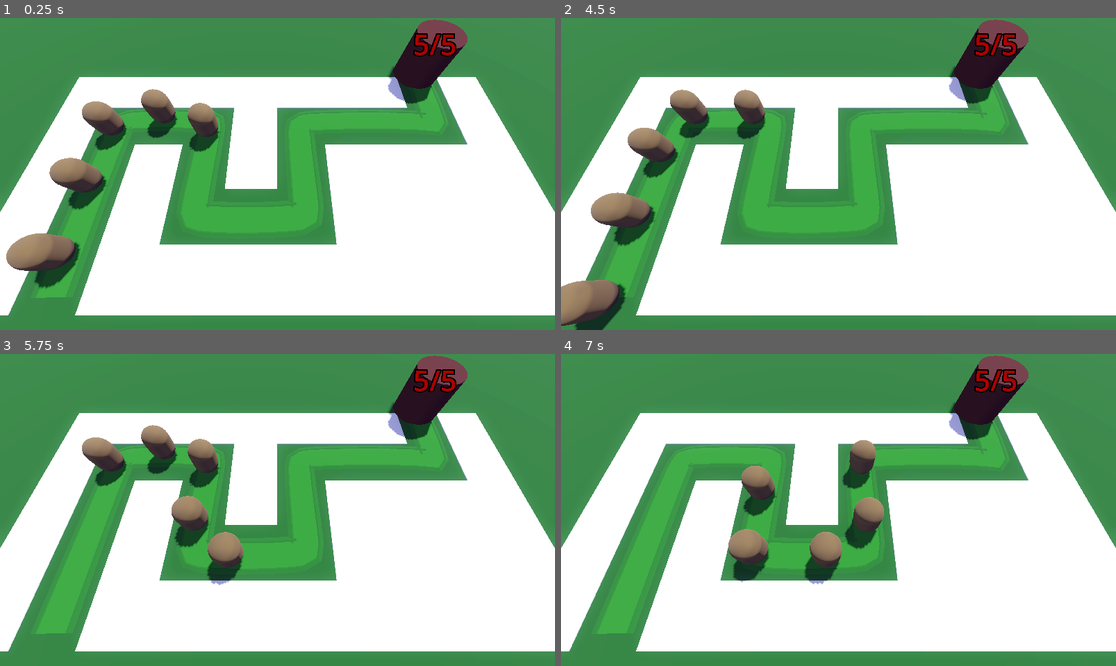
Above: before the commit, frames 1-4 (two rows, left to right).
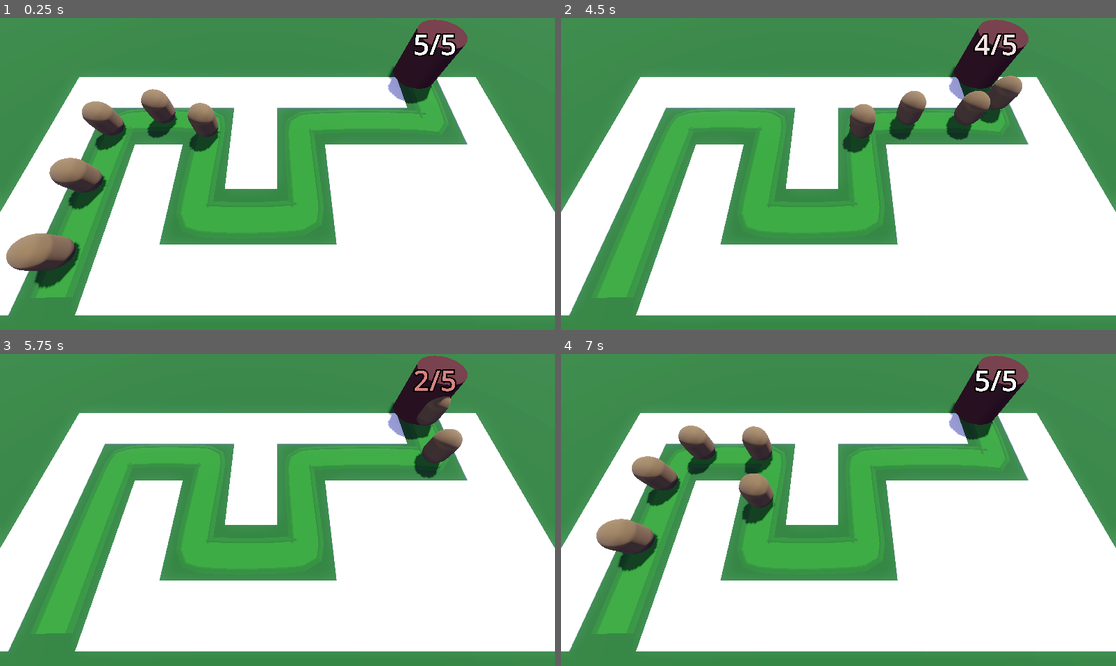
Above: after the commit, the same moments.

Repository: fbcs-hailey/Barbarian_blaster2
Game: Godot game, scene res://Base/base.tscn
Two runs of this game, one before a commit and one after it. Both use one fixed random seed, a clock stepped at 60 frames per second and the inputs below.
Inputs:
- Up to frame 1 (0.25 s): no input
- Up to frame 2 (4.5 s): no input
- Up to frame 3 (5.75 s): no input
- Up to frame 4 (7 s): no input

The runs differ from the first frame. In frame 1, 0.2% of the frame differs, in the area x 74-82%, y 5-13%; in frame 2, 8.0%, in the area x 0-84%, y 4-100%; in frame 3, 5.2%; in frame 4, 7.4%.

Commit message:
Working Health Label

Diff:
--- a/Enemy/enemy.gd
+++ b/Enemy/enemy.gd
@@ -14,4 +14,4 @@
 	progress+=delta*speed
 	if progress_ratio==1.0:
 		home.take_damage()
-		#queue_free()
+		queue_free()
--- a/home/home.gd
+++ b/home/home.gd
@@ -8,12 +8,17 @@
 	set(new_health):
 		health=new_health
 		label_3d.text=str(health)+"/"+str(max_health)
+		var red:Color=Color.DARK_RED
+		var white:Color=Color.WHITE
+		label_3d.modulate=red.lerp(white,float(health)/float(max_health))
+
 		if new_health==0:
 			get_tree().reload_current_scene()
 @onready var label_3d: Label3D = $Label3D
+
 func _ready() -> void:
 	health=max_health
-	label_3d.modulate=Color.DARK_RED
+
 
 func take_damage()-> void:
 	print("damage taken at home")
